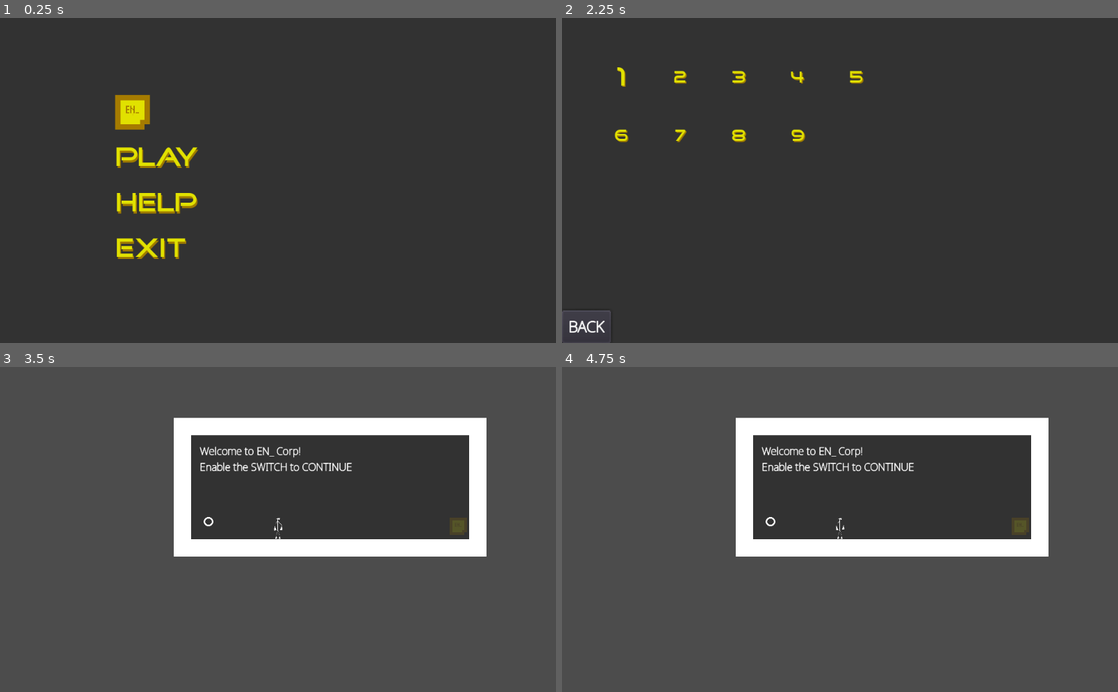
Above: before the commit, frames 1-4 (two rows, left to right).
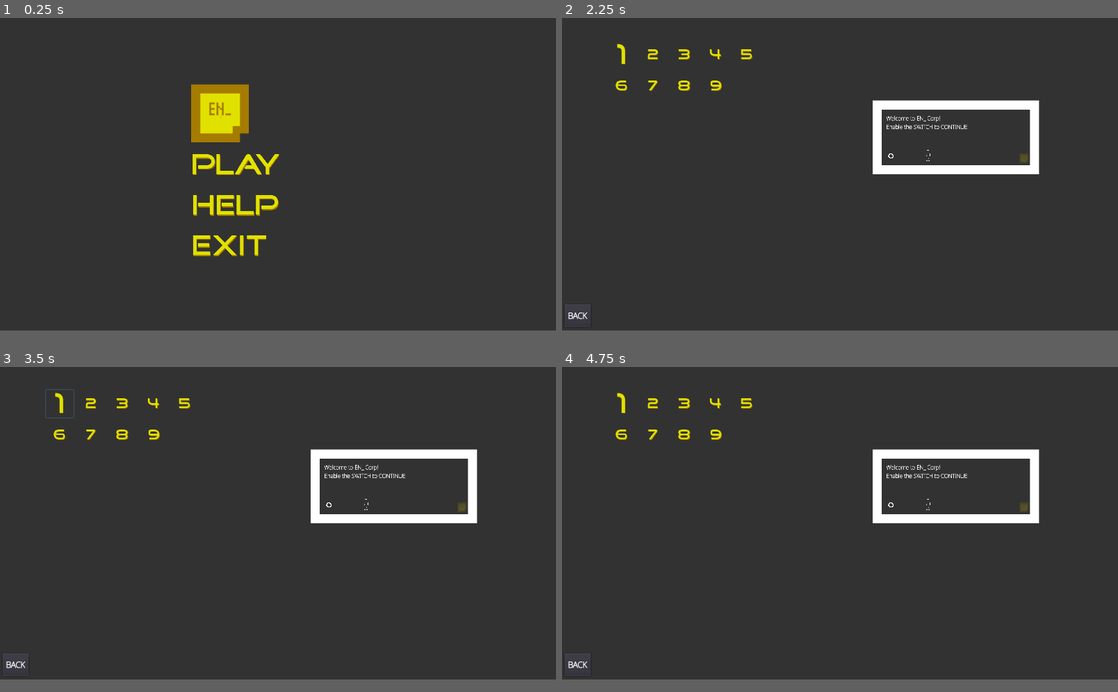
Above: after the commit, the same moments.

Repository: Luraktinus/EN_
Game: Godot game, scene res://Menu/Menu.tscn
The game is run twice, just before and just after one commit, with the same random seed, the same clock (stepped at 60 frames per second) and the same inputs.
Inputs (mouse positions are in pixels of both pictures, inside the frame that each line leads up to):
- Up to frame 1 (0.25 s): no input
- Up to frame 2 (2.25 s): click "Help" at 0.5 s; click "BACK" at 1.25 s; click "Play" at 2 s
- Up to frame 3 (3.5 s): click "1" at 2.75 s
- Up to frame 4 (4.75 s): click (578, 675) at 3.5 s, where only the run after the commit has a clickable "BACK"; click (840, 519) at 4.25 s, where only the run after the commit has a clickable "Play"
In our replay, the window is 800x468 before the commit and 800x450 after it. These sizes can differ from the game's own. Grey fills any space a smaller window leaves; there, only what the larger window draws over its background counts as a difference.

The runs differ from the first frame. In frame 1, 5.3% of the frame differs, in the area x 20-51%, y 20-75%; in frame 2, 3.8%; in frame 3, 82%; in frame 4, 82%, in the area x 0-100%, y 0-97%.
Error after the commit: Invalid call. Nonexistent function 'change_scene' in base 'Viewport (LevelMenu.tscn::3)'. (res://Menu/LevelButton.gd:10)

Commit message:
BETA!

Diff:
--- a/Entitys/Goal.gd
+++ b/Entitys/Goal.gd
@@ -3,7 +3,7 @@
 onready var scene = "res://Levels/" + str(int(get_tree().get_current_scene().name) + 1) + ".tscn"
 
 onready var root = str(get_tree().get_current_scene().name)
-onready var player = get_node("/root/"+root+"/Player")
+onready var player = $"../Player"
 
 
 
--- a/Entitys/Player.gd
+++ b/Entitys/Player.gd
@@ -48,7 +48,7 @@
 
 	lenvelocity = velocity.length()
 
-	update()
+
 
 	velocity.y += GRAVITY * delta
 	velocity += movement_acceleration * delta
@@ -161,11 +161,11 @@
 
 
 
-func _draw():
-	if lenvelocity > 1500:
-		draw_circle( Vector2(0,0), 50, Color(1,0,0,0.5) )
-
-		pass
+#func _draw():
+#	if lenvelocity > 1500:
+#		draw_circle( Vector2(0,0), 50, Color(1,0,0,0.5) )
+#
+#		pass
 
 
 #--- ESC exits
--- a/Entitys/Switch.gd
+++ b/Entitys/Switch.gd
@@ -1,7 +1,7 @@
 extends Area2D
 
 onready var root = str(get_tree().get_current_scene().name)
-onready var goal = get_node("/root/"+root+"/Goal")
+onready var goal = $"../../Goal"
 
 var on = false
 
--- a/Levels/9.tscn
+++ b/Levels/9.tscn
@@ -139,6 +139,7 @@
 tile_data = PoolIntArray( 1114107, 3, 0, 1179643, 11, 0, 1245180, 3, 0, 1310716, 11, 0, 1376253, 3, 0, 1441789, 11, 0,  …(732 unchanged characters)…
 
 [node name="NoGrip" type="TileMap" parent="TileMap"]
+modulate = Color( 0.647059, 0.647059, 0.647059, 1 )
 mode = 0
 tile_set = ExtResource( 1 )
 cell_size = Vector2( 64, 64 )
--- a/Menu/Help.tscn
+++ b/Menu/Help.tscn
@@ -29,6 +29,7 @@
 font_data = ExtResource( 1 )
 
 [node name="Control" type="Control"]
+pause_mode = 2
 anchor_left = 0.0
 anchor_top = 0.0
 anchor_right = 1.0
--- a/Menu/LevelButton.gd
+++ b/Menu/LevelButton.gd
@@ -7,8 +7,8 @@
 
 
 func _on_Button1_pressed():
-	get_tree().change_scene("res://Levels/" + str(level) + ".tscn")
-
+	get_tree().get_nodes_in_group("levelpreview")[0].change_scene("res://Levels/" + str(level) + ".tscn")
+	get_tree().paused = false
 
 func set_font(font):
 	print(font)
--- a/Menu/LevelMenu.gd
+++ b/Menu/LevelMenu.gd
@@ -7,6 +7,7 @@
 var lvl_reached = 1
 
 func _ready():
+
 	if not file.file_exists(save_path):
 		create_save()
 	else:
@@ -20,10 +21,10 @@
 		button.level = i
 		if i > lvl_reached:
 			button.disabled = true
-			button.set_font("res://Menu/MenuFont30.tres")
+			button.set_font("res://Menu/MenuFont50.tres")
 		else:
-			button.set_font("res://Menu/MenuFont50.tres")
-		$ScrollContainer/GridContainer.add_child(button)
+			button.set_font("res://Menu/MenuFont100.tres")
+		get_tree().get_nodes_in_group("buttoncontainer")[0].add_child(button)
 
 
 func create_save():
@@ -37,3 +38,8 @@
 	save_data = file.get_var() #get the value
 	file.close() #close the file
 	return save_data["level"] #return the value
+
+func _input(event):
+	if event is InputEventKey and event.is_pressed():
+		if event.get_scancode() == KEY_ESCAPE:
+			get_tree().change_scene("res://Menu/Menu.tscn")
--- a/Menu/LevelMenu.tscn
+++ b/Menu/LevelMenu.tscn
@@ -1,8 +1,17 @@
-[gd_scene load_steps=6 format=2]
+[gd_scene load_steps=8 format=2]
 
 [ext_resource path="res://Menu/LevelMenu.gd" type="Script" id=1]
 [ext_resource path="res://Menu/MenuBackground.tscn" type="PackedScene" id=2]
-[ext_resource path="res://NotoSans-Thin.ttf" type="DynamicFontData" id=3]
+[ext_resource path="res://Levels/1.tscn" type="PackedScene" id=3]
+[ext_resource path="res://NotoSans-Thin.ttf" type="DynamicFontData" id=4]
+
+[sub_resource type="GDScript" id=3]
+
+script/source = "extends Viewport
+
+
+func _ready():
+	get_tree().paused = true"
 
 [sub_resource type="DynamicFont" id=1]
 
@@ -24,6 +33,7 @@
 "
 
 [node name="LevelMenu" type="Control"]
+pause_mode = 2
 anchor_left = 0.0
 anchor_top = 0.0
 anchor_right = 1.0
@@ -38,27 +48,61 @@
 
 [node name="Background" parent="." instance=ExtResource( 2 )]
 
-[node name="ScrollContainer" type="ScrollContainer" parent="."]
+[node name="CenterContainer" type="CenterContainer" parent="."]
 anchor_left = 0.0
 anchor_top = 0.0
-anchor_right = 0.65
+anchor_right = 1.0
 anchor_bottom = 1.0
-margin_left = 60.0
-margin_top = 60.0
-margin_bottom = -60.0
+margin_bottom = -126.0
+rect_pivot_offset = Vector2( 0, 0 )
+rect_clip_content = false
+mouse_filter = 0
+mouse_default_cursor_shape = 0
+size_flags_horizontal = 1
+size_flags_vertical = 1
+use_top_left = false
+
+[node name="HBoxContainer" type="HBoxContainer" parent="CenterContainer"]
+anchor_left = 0.0
+anchor_top = 0.0
+anchor_right = 0.0
+anchor_bottom = 0.0
+margin_left = 156.0
+margin_top = 77.0
+margin_right = 1764.0
+margin_bottom = 877.0
+rect_pivot_offset = Vector2( 0, 0 )
+rect_clip_content = false
+mouse_filter = 1
+mouse_default_cursor_shape = 0
+size_flags_horizontal = 1
+size_flags_vertical = 1
+alignment = 0
+
+[node name="ScrollContainer" type="ScrollContainer" parent="CenterContainer/HBoxContainer"]
+editor/display_folded = true
+anchor_left = 0.0
+anchor_top = 0.0
+anchor_right = 0.0
+anchor_bottom = 0.0
+margin_right = 600.0
+margin_bottom = 800.0
+rect_min_size = Vector2( 600, 800 )
 rect_pivot_offset = Vector2( 0, 0 )
 rect_clip_content = true
 mouse_filter = 0
 mouse_default_cursor_shape = 0
 size_flags_horizontal = 1
 size_flags_vertical = 1
-scroll_horizontal_enabled = true
+scroll_horizontal_enabled = false
 scroll_horizontal = 0
 scroll_vertical_enabled = true
 scroll_vertical = 0
 scroll_deadzone = 0
 
-[node name="GridContainer" type="GridContainer" parent="ScrollContainer"]
+[node name="GridContainer" type="GridContainer" parent="CenterContainer/HBoxContainer/ScrollContainer" groups=[
+"buttoncontainer",
+]]
 anchor_left = 0.0
 anchor_top = 0.0
 anchor_right = 0.0
@@ -71,12 +115,65 @@
 size_flags_vertical = 1
 columns = 5
 
+[node name="ViewportContainer" type="ViewportContainer" parent="CenterContainer/HBoxContainer"]
+anchor_left = 0.0
+anchor_top = 0.0
+anchor_right = 0.0
+anchor_bottom = 0.0
+margin_left = 608.0
+margin_right = 1608.0
+margin_bottom = 800.0
+rect_min_size = Vector2( 1000, 800 )
+rect_pivot_offset = Vector2( 0, 0 )
+rect_clip_content = false
+mouse_filter = 0
+mouse_default_cursor_shape = 0
+size_flags_horizontal = 1
+size_flags_vertical = 1
+stretch = false
+stretch_shrink = 1
+
+[node name="Viewport" type="Viewport" parent="CenterContainer/HBoxContainer/ViewportContainer" groups=[
+"levelpreview",
+]]
+arvr = false
+size = Vector2( 1000, 800 )
+own_world = false
+world = null
+transparent_bg = true
+msaa = 0
+hdr = true
+disable_3d = false
+keep_3d_linear = false
+usage = 0
+debug_draw = 0
+render_target_v_flip = false
+render_target_clear_mode = 0
+render_target_update_mode = 3
+audio_listener_enable_2d = false
+audio_listener_enable_3d = false
+physics_object_picking = false
+gui_disable_input = true
+gui_snap_controls_to_pixels = true
+shadow_atlas_size = 0
+shadow_atlas_quad_0 = 2
+shadow_atlas_quad_1 = 2
+shadow_atlas_quad_2 = 3
+shadow_atlas_quad_3 = 4
+script = SubResource( 3 )
+
+[node name="1" parent="CenterContainer/HBoxContainer/ViewportContainer/Viewport" instance=ExtResource( 3 )]
+pause_mode = 1
+
 [node name="Button" type="Button" parent="."]
 anchor_left = 0.0
-anchor_top = 0.9
+anchor_top = 0.0
 anchor_right = 0.0
-anchor_bottom = 1.0
-margin_right = 90.0
+anchor_bottom = 0.0
+margin_left = 9.0
+margin_top = 990.0
+margin_right = 99.0
+margin_bottom = 1068.0
 rect_pivot_offset = Vector2( 0, 0 )
 rect_clip_content = false
 focus_mode = 2
--- a/Menu/Menu.tscn
+++ b/Menu/Menu.tscn
@@ -9,6 +9,7 @@
 [ext_resource path="res://Menu/ExitButton.tscn" type="PackedScene" id=7]
 
 [node name="Menu" type="Control"]
+pause_mode = 2
 anchor_left = 0.0
 anchor_top = 0.0
 anchor_right = 1.0
@@ -50,10 +51,10 @@
 anchor_top = 0.0
 anchor_right = 0.0
 anchor_bottom = 0.0
-margin_left = 212.0
-margin_top = 142.0
-margin_right = 812.0
-margin_bottom = 458.0
+margin_left = 660.0
+margin_top = 230.0
+margin_right = 1260.0
+margin_bottom = 850.0
 grow_horizontal = 0
 grow_vertical = 0
 rect_pivot_offset = Vector2( 0, 0 )
@@ -71,7 +72,8 @@
 anchor_right = 0.0
 anchor_bottom = 0.0
 margin_right = 600.0
-margin_bottom = 64.0
+margin_bottom = 200.0
+rect_min_size = Vector2( 200, 200 )
 rect_pivot_offset = Vector2( 0, 0 )
 rect_clip_content = false
 mouse_filter = 1
@@ -79,19 +81,19 @@
 size_flags_horizontal = 1
 size_flags_vertical = 1
 texture = ExtResource( 4 )
-stretch_mode = 0
+stretch_mode = 5
 
 [node name="PlayButton" parent="CenterContainer/VBoxContainer" instance=ExtResource( 5 )]
-margin_top = 84.0
-margin_bottom = 148.0
+margin_top = 220.0
+margin_bottom = 340.0
 
 [node name="HelpButton" parent="CenterContainer/VBoxContainer" instance=ExtResource( 6 )]
-margin_top = 168.0
-margin_bottom = 232.0
+margin_top = 360.0
+margin_bottom = 480.0
 
 [node name="ExitButton" parent="CenterContainer/VBoxContainer" instance=ExtResource( 7 )]
-margin_top = 252.0
-margin_bottom = 316.0
+margin_top = 500.0
+margin_bottom = 620.0
 
 [connection signal="pressed" from="CenterContainer/VBoxContainer/PlayButton" to="." method="_on_PlayButton_pressed"]
 [connection signal="pressed" from="CenterContainer/VBoxContainer/HelpButton" to="." method="_on_HelpButton_pressed"]
--- a/Menu/MenuButton.tscn
+++ b/Menu/MenuButton.tscn
@@ -1,6 +1,7 @@
-[gd_scene load_steps=2 format=2]
+[gd_scene load_steps=3 format=2]
 
 [ext_resource path="res://Menu/MenuFont50.tres" type="DynamicFont" id=1]
+[ext_resource path="res://Menu/MenuFont100.tres" type="DynamicFont" id=2]
 
 [node name="MenuButton" type="Button"]
 anchor_left = 0.0
@@ -8,8 +9,8 @@
 anchor_right = 0.0
 anchor_bottom = 0.0
 margin_right = 600.0
-margin_bottom = 50.0
-rect_min_size = Vector2( 600, 50 )
+margin_bottom = 117.0
+rect_min_size = Vector2( 600, 120 )
 rect_pivot_offset = Vector2( 0, 0 )
 rect_clip_content = false
 focus_mode = 2
@@ -36,7 +37,7 @@
 mouse_default_cursor_shape = 0
 size_flags_horizontal = 1
 size_flags_vertical = 4
-custom_fonts/font = ExtResource( 1 )
+custom_fonts/font = ExtResource( 2 )
 custom_colors/font_color = Color( 0.886275, 0.886275, 0, 1 )
 custom_colors/font_outline_modulate = Color( 0.482353, 0.278431, 0.278431, 1 )
 custom_colors/font_color_shadow = Color( 0.627451, 0.486275, 0, 1 )
--- a/Menu/MenuFont30.tres
+++ b/Menu/MenuFont100.tres
@@ -4,7 +4,7 @@
 
 [resource]
 
-size = 30
+size = 100
 outline_size = 0
 outline_color = Color( 1, 1, 1, 1 )
 use_mipmaps = false
--- a/project.godot
+++ b/project.godot
@@ -24,6 +24,9 @@
 
 [display]
 
+window/size/width=1920
+window/size/height=1080
+window/stretch/mode="viewport"
 window/stretch/aspect="keep"
 
 [gui]
Not shown: 1 places in Menu/LevelMenu.tscn that only renumber resources
